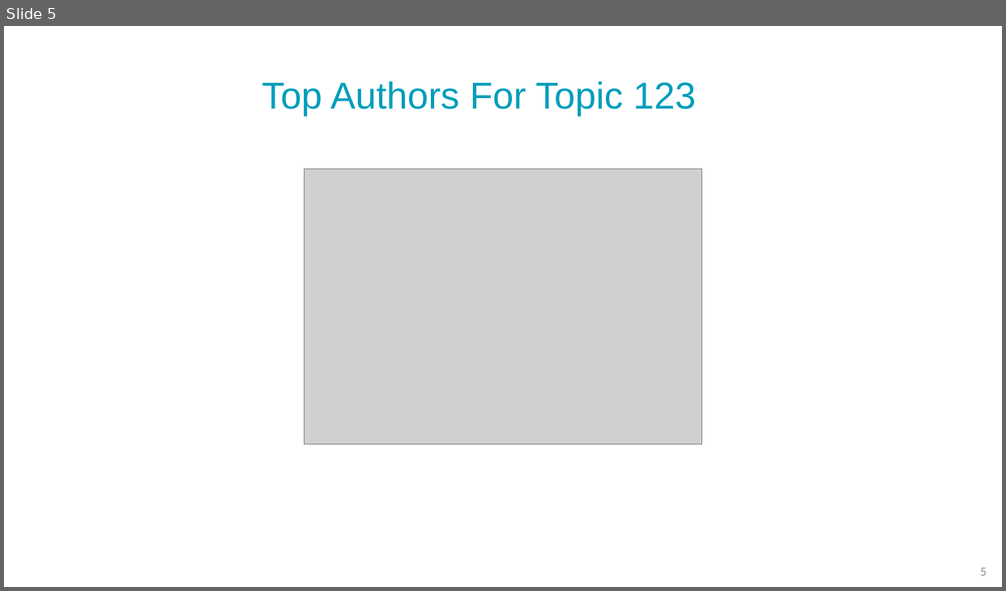
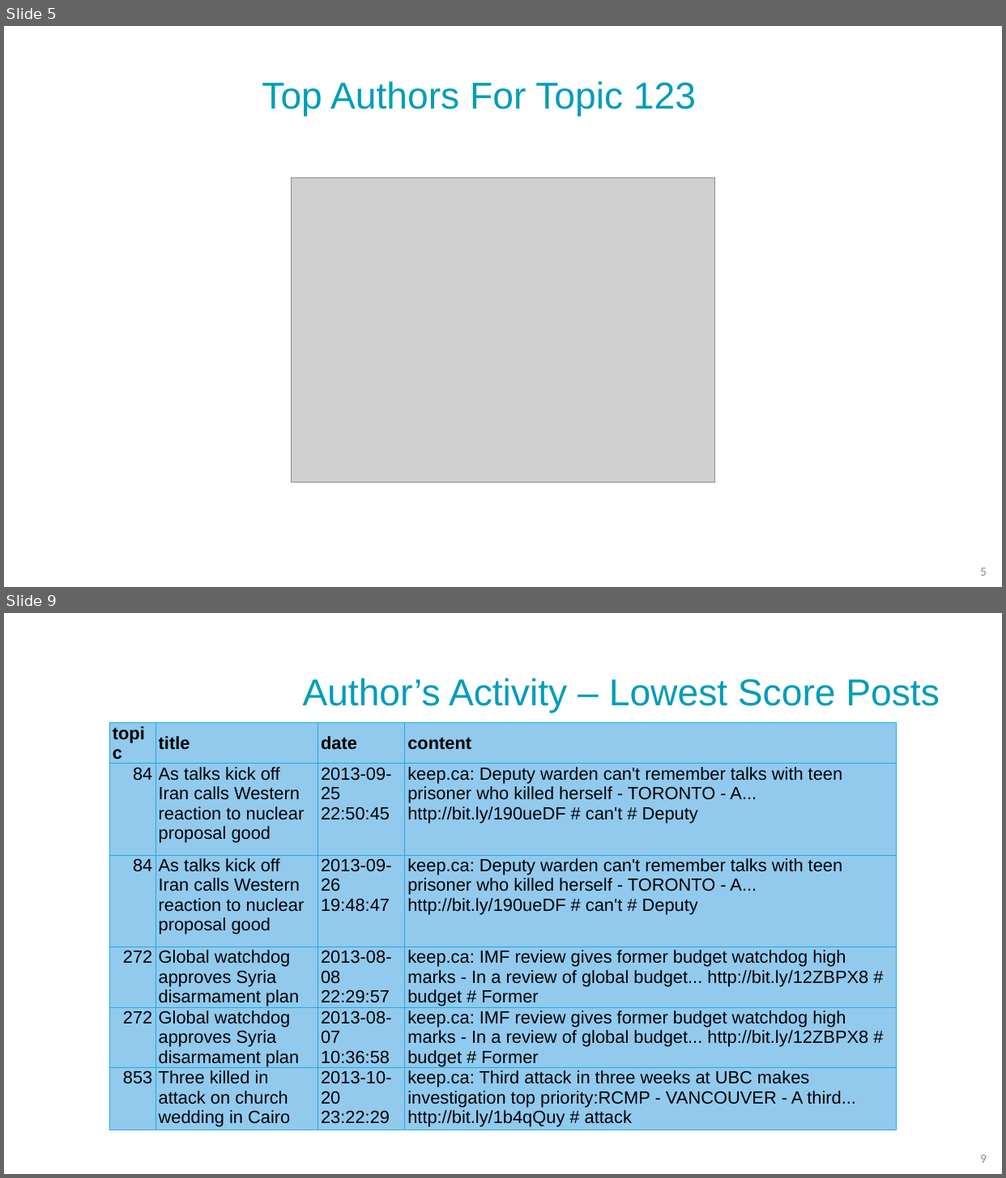
Before and after one commit to NoaTal1996/Backbone-Graph, a slide deck: docs/meeting_with_Sayiqan/20250721.pptx. Shown one above the other, each under a label of ours: slide 5 before the commit, slides 5 and 9 after it; the slides between them are not shown. The pictures are 1006x591 and 1006x1178 pixels, drawn with LibreOffice and Linux fonts; fonts in the diff are those of the drawing; grey boxes stand for pictures; background and template pictures are left out. Boxes give left, top, right and bottom in pixels: in the first picture for what was removed or moved away, otherwise in the second. Text is boxed around its words. In the diff, an @@ line names an element or a change of style, - is before the commit and + after.

```diff
--- a/docs/meeting_with_Sayiqan/20250721.pptx
+++ b/docs/meeting_with_Sayiqan/20250721.pptx
@@ slide 9 added at bbox=[4, 613, 1002, 1174], background picture (left out) @@
@@ text added at bbox=[303, 678, 939, 713], 36 pt, text #009DBB @@
+Author’s Activity – Lowest Score Posts
@@ table added at bbox=[109, 723, 897, 1131], 6 rows, 4 columns @@
+topic | title | date | content
+84 | As talks kick off Iran calls Western reaction to nuclear proposal good | 2013-09-25 22:50:45 | keep.ca: Deputy warden can't remember talks with teen prisoner who killed herself - TORONTO - A... http://bit.ly/190ueDF # can't # Deputy
+84 | As talks kick off Iran calls Western reaction to nuclear proposal good | 2013-09-26 19:48:47 | keep.ca: Deputy warden can't remember talks with teen prisoner who killed herself - TORONTO - A... http://bit.ly/190ueDF # can't # Deputy
+272 | Global watchdog approves Syria disarmament plan | 2013-08-08 22:29:57 | keep.ca: IMF review gives former budget watchdog high marks - In a review of global budget... http://bit.ly/12ZBPX8 # budget # Former
+272 | Global watchdog approves Syria disarmament plan | 2013-08-07 10:36:58 | keep.ca: IMF review gives former budget watchdog high marks - In a review of global budget... http://bit.ly/12ZBPX8 # budget # Former
+853 | Three killed in attack on church wedding in Cairo | 2013-10-20 23:22:29 | keep.ca: Third attack in three weeks at UBC makes investigation top priority:RCMP - VANCOUVER - A third... http://bit.ly/1b4qQuy # attack
@@ page number added at bbox=[980, 1155, 987, 1163], 12 pt, text #8C8C8C @@
+9
@@ slide 5 changed as well @@
@@ picture: place and size @@
-picture at bbox=[305, 169, 701, 446]
+picture at bbox=[292, 178, 715, 484]
```
Also in this commit, not shown: 7 other slides changed, 2 other slides added, 3 slides removed.
